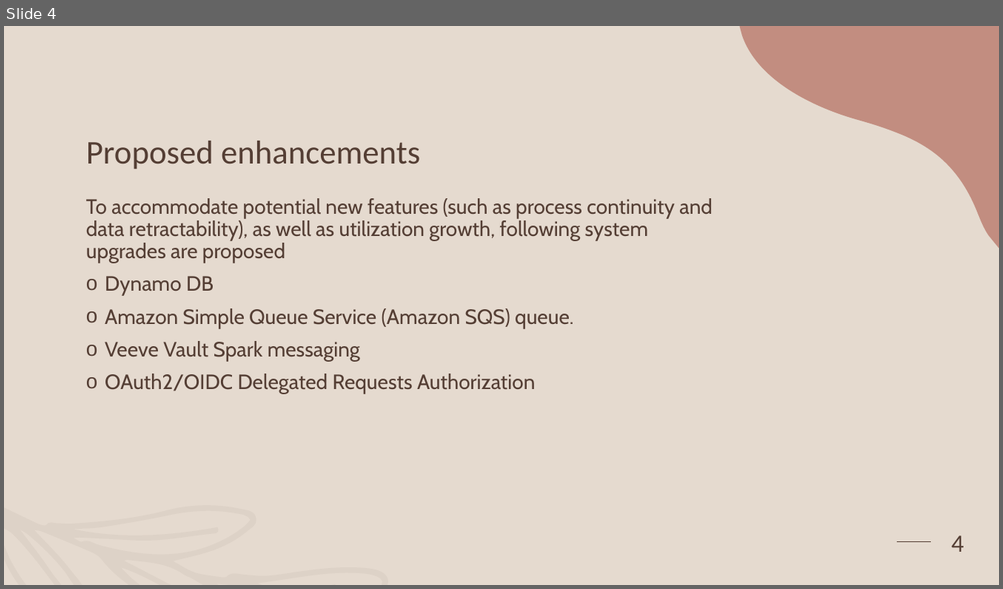
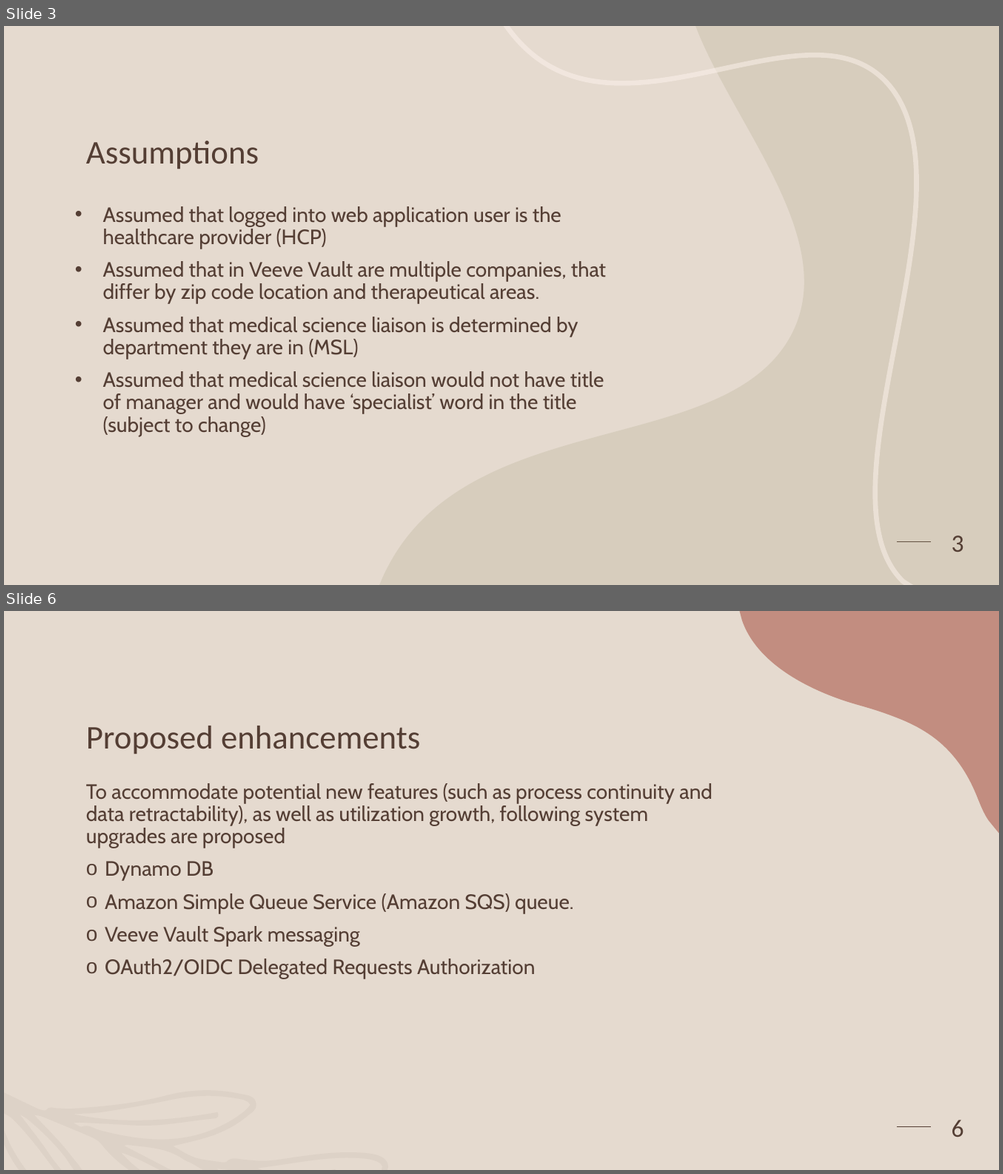
Before and after one commit to NataIS0203/amplify-wonder-drugs-hcp, a slide deck: Veeve.pptx. Shown one above the other, each under a label of ours: slide 4 before the commit, slides 3 and 6 after it; the slides between them are not shown. The pictures are 1003x589 and 1003x1174 pixels, drawn with LibreOffice and Linux fonts; fonts in the diff are those of the drawing. Boxes give left, top, right and bottom in pixels: in the first picture for what was removed or moved away, otherwise in the second. Text is boxed around its words. In the diff, an @@ line names an element or a change of style, - is before the commit and + after.

```diff
--- a/Veeve.pptx
+++ b/Veeve.pptx
@@ slide 3 added at [4, 26, 999, 585], background #E5DACF; not listed: 1 template element that a slide beside it also shows @@
@@ freeform shape added at [379, 26, 999, 585], fill #A09D79 at 20% opacity @@
@@ freeform shape added at [505, 26, 916, 585], outline #FEF3ED 4.75 pt @@
@@ title added at [86, 141, 259, 169], 32 pt, text #543E34 @@
+Assumptions
@@ text added at [103, 207, 606, 437], 20 pt, text #543E34 @@
+• Assumed that logged into web application user is the healthcare provider (HCP)
+• Assumed that in Veeve Vault are multiple companies, that differ by zip code location and therapeutical areas.
+• Assumed that medical science liaison is determined by department they are in (MSL)
+• Assumed that medical science liaison would not have title of manager and would have ‘specialist’ word in the title (subject to change)
@@ page number added at [951, 536, 964, 552], 24 pt, text #543E34 @@
+3
@@ what was slide 4 is now slide 6 @@
@@ page number at [951, 1120, 964, 1137]: text changed @@
-4
+6
```
Also in this commit, not shown: 3 slides changed, 1 other slide added.
